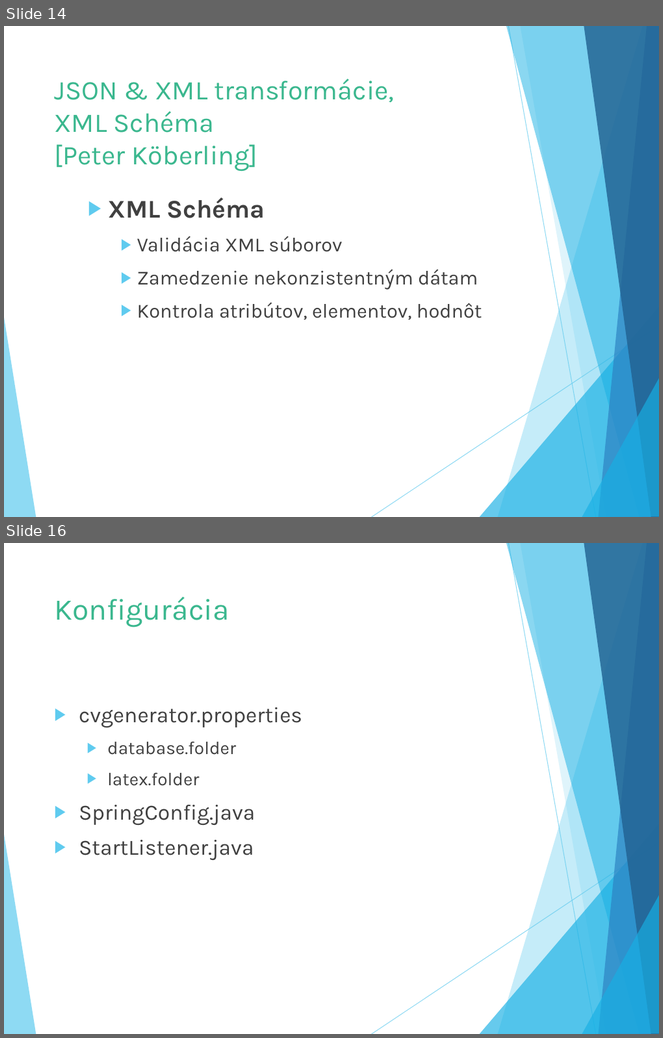
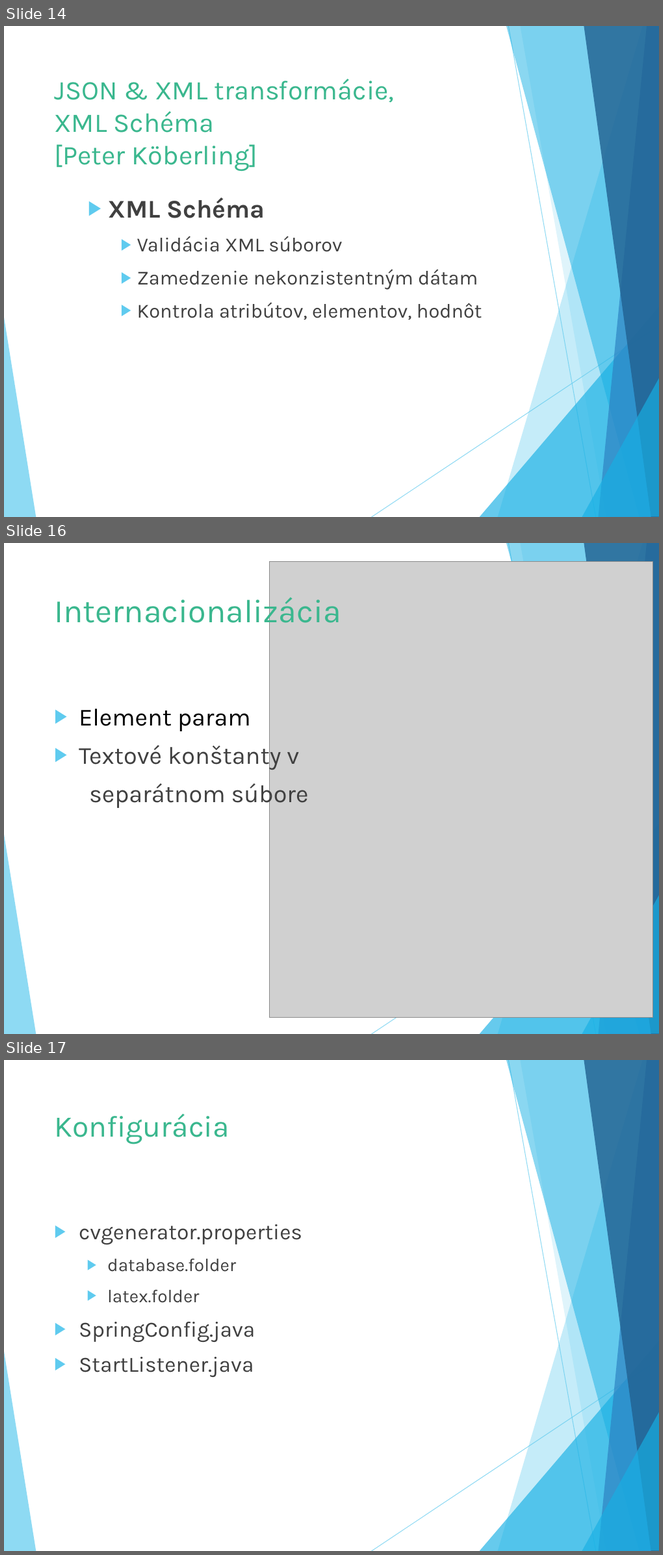
Before and after one commit to Suzii/pb138-cv_generator, a slide deck: defence/obhajoba.pptx. Shown one above the other, each under a label of ours: slides 14 and 16 before the commit, slides 14, 16 and 17 after it; the slides between them are not shown. The pictures are 663x1038 and 663x1555 pixels, drawn with LibreOffice and Linux fonts; fonts in the diff are those of the drawing; grey boxes stand for pictures. Boxes give left, top, right and bottom in pixels: in the first picture for what was removed or moved away, otherwise in the second. Text is boxed around its words. In the diff, an @@ line names an element or a change of style, - is before the commit and + after.

```diff
--- a/defence/obhajoba.pptx
+++ b/defence/obhajoba.pptx
@@ slide 16 added at bbox=[4, 543, 659, 1034], background #FFFFFF; not listed: 10 template elements that a slide beside it also shows @@
@@ picture added at bbox=[270, 562, 653, 1018] @@
@@ title added at bbox=[54, 593, 341, 631], 36 pt, text #3AB88F @@
+Internacionalizácia
@@ text added at bbox=[79, 709, 309, 809], 27 pt, text #404040 @@
+▶ Element param
+▶ Textové konštanty v
+separátnom súbore
@@ what was slide 16 is now slide 17 @@
```
Also in this commit, not shown: 1 slide changed, 6 other files.
